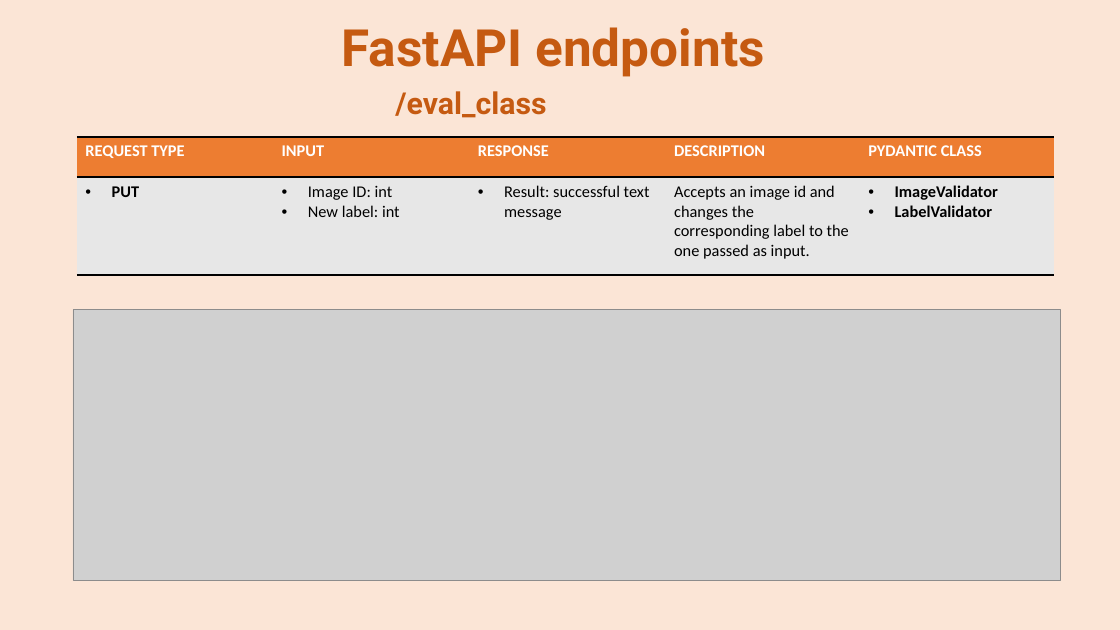
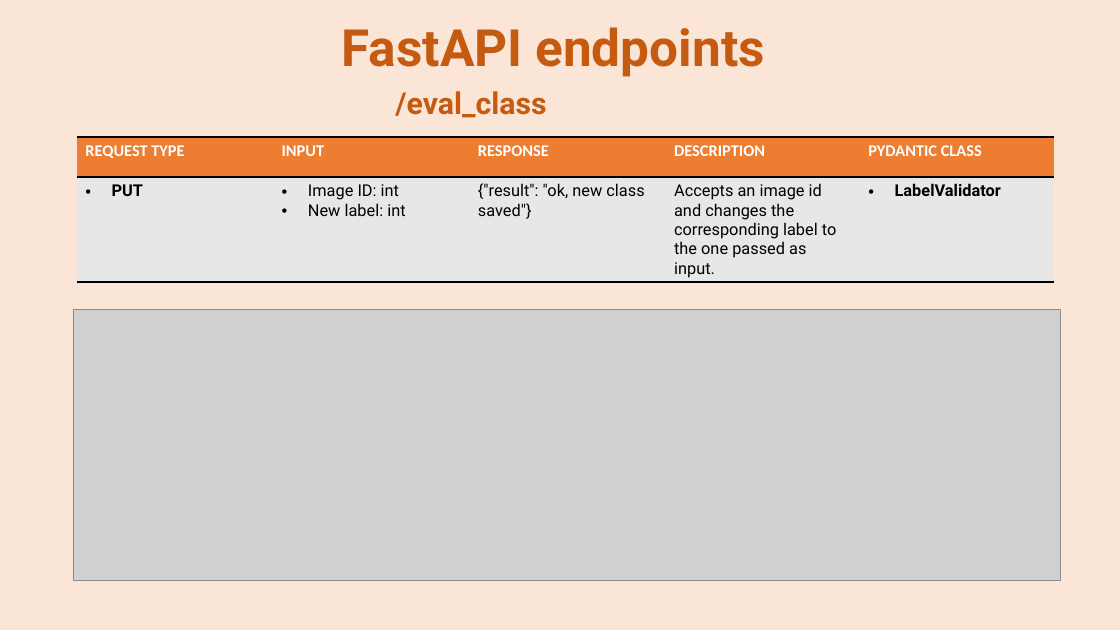
Before and after one commit to se4ai2223-uniba/architectural-style-recognition, a slide deck: slide 7 of docs/Milestone 4.pptx. Drawn at 1120x630 pixels with LibreOffice and Linux fonts; fonts in the diff are those of the drawing; grey boxes stand for pictures. Boxes give left, top, right and bottom in pixels: in the first picture for what was removed or moved away, otherwise in the second. Text is boxed around its words. In the diff, an @@ line names an element or a change of style, - is before the commit and + after.

```diff
--- a/docs/Milestone 4.pptx
+++ b/docs/Milestone 4.pptx
@@ table at box(77, 137, 1055, 282) @@
@@ row 2, column 3: "Result: successful text message" to "{"result": "ok, new class saved"}" @@
-row 2, column 5: ImageValidator / LabelValidator
+row 2, column 5: LabelValidator
@@ font Calibri to Roboto in "PUT", "Image ID: int", "New label: int", "Accepts an image id and changes the ..." @@
```
Also in this commit, not shown: 5 other slides changed, 1 other file.
